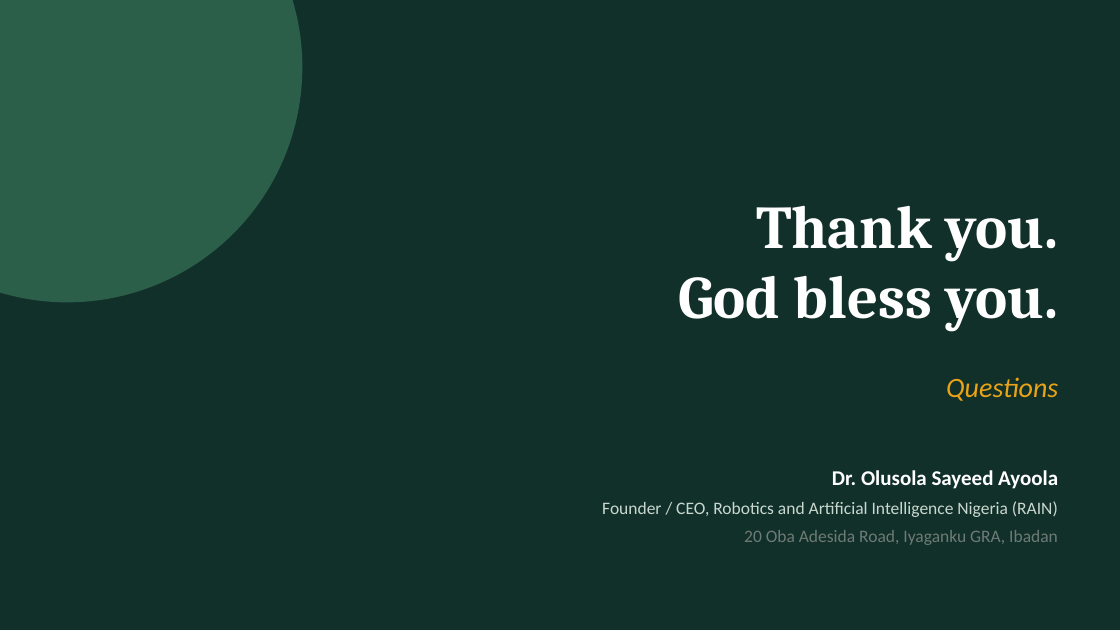
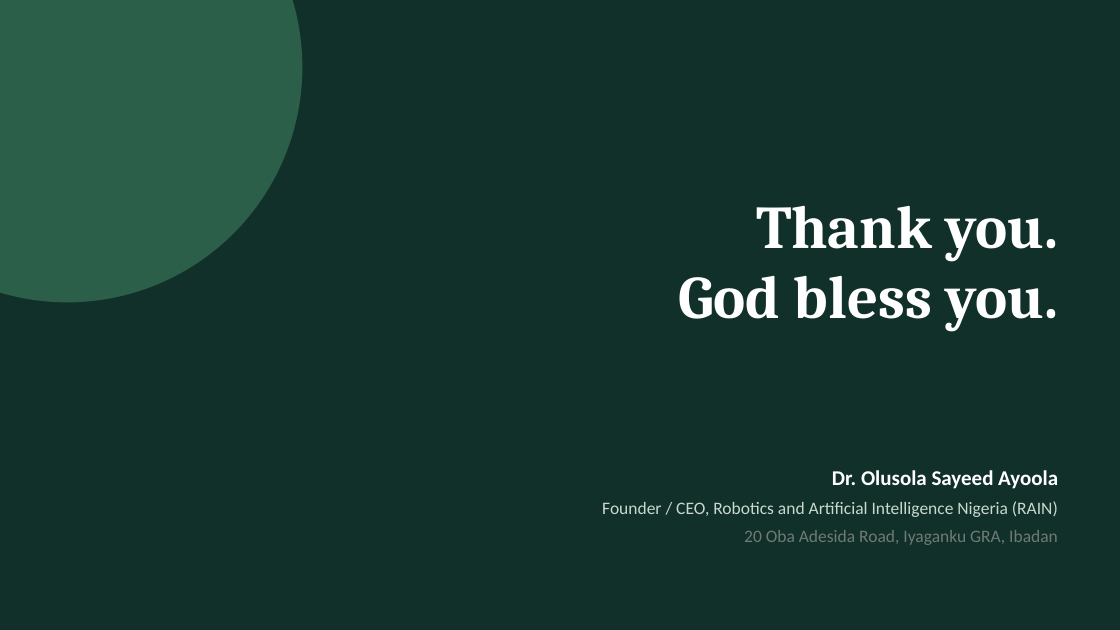
Before and after one commit to RAINigeria/study, a slide deck: slide 25 of iesa.pptx (slide 23 before the commit). Drawn at 1120x630 pixels with LibreOffice and Linux fonts; fonts in the diff are those of the drawing. Boxes give left, top, right and bottom in pixels: in the first picture for what was removed or moved away, otherwise in the second. Text is boxed around its words. In the diff, an @@ line names an element or a change of style, - is before the commit and + after.

```diff
--- a/iesa.pptx
+++ b/iesa.pptx
@@ text removed at <box>946,377,1058,401</box> @@
-Questions
```
Also in this commit, not shown: 15 other slides changed, 2 slides added, 1 other file.
